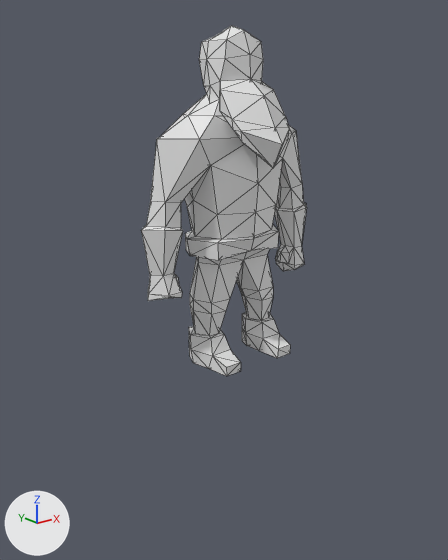
Renders of the Blender file Animations/WarriorSlash-Left.blend from each side of a commit.
Camera for both pictures: a camera (50 mm lens) standing at (-10.55, -12.75, 7.32) and looking at (-0.07, 0.35, 2.08). The axes (+X, +Y, +Z) are drawn at lower left. The lights are the same throughout. Mesh edges are drawn as thin lines.
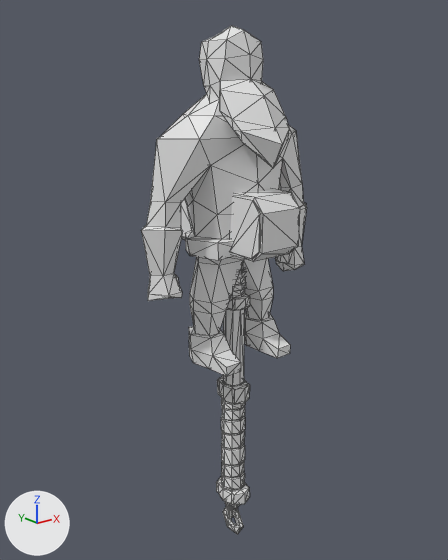
Changed parts and their boxes [x1, y1, x2, y2] in the pictures (448 x 560 px):
'RareStoneBreakerHammer', added: after [181, 188, 300, 534]

The change in detail:
Material 'Default.021' (mat_default_021) is new.
Its base color is (0.8, 0.8, 0.8) (white #e7e7e7).
Mesh me_warhammers_08tri_lwo_011 is new.
It has 766 vertices, 1500 faces and spans x -0.44..0.43, y -4.06..3.24, z -1.21..1.21.
It uses material mat_default_021 (white #e7e7e7).
Object 'RareStoneBreakerHammer' (ob_rarestonebreakerhammer) is new; it shows me_warhammers_08tri_lwo_011.
Its location is (0.0, 0.0, 0.0).
Its rotation in degrees is (90, 0, 0).
Its scale is (1.53, 1.53, 1.53).
It gains a TRIANGULATE modifier named 'Triangulate'.
